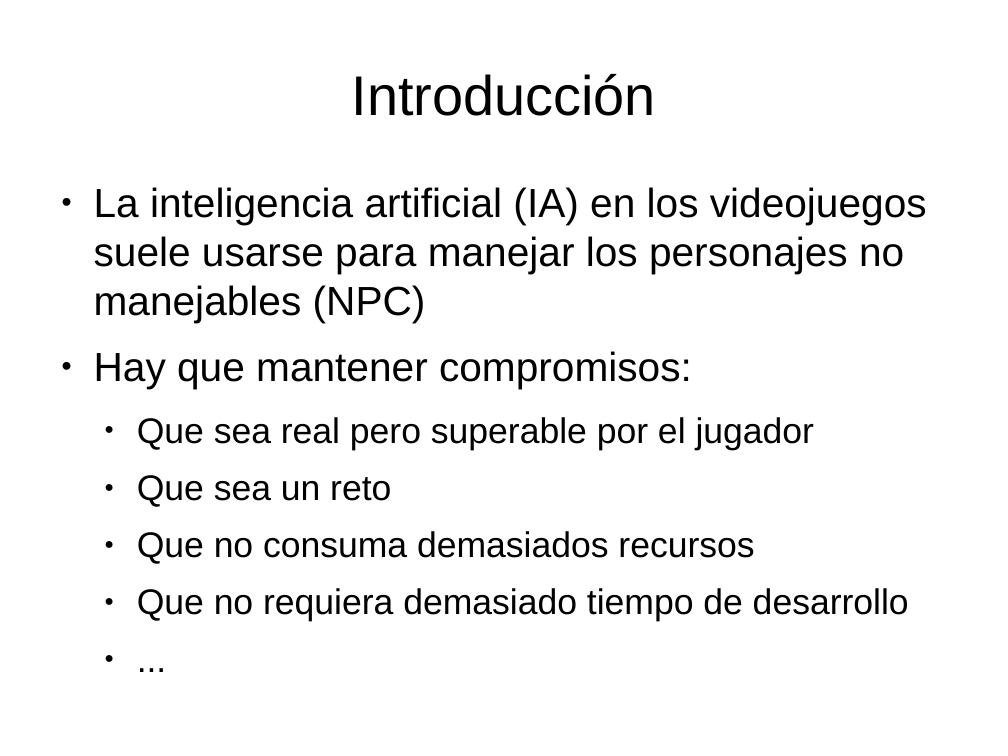
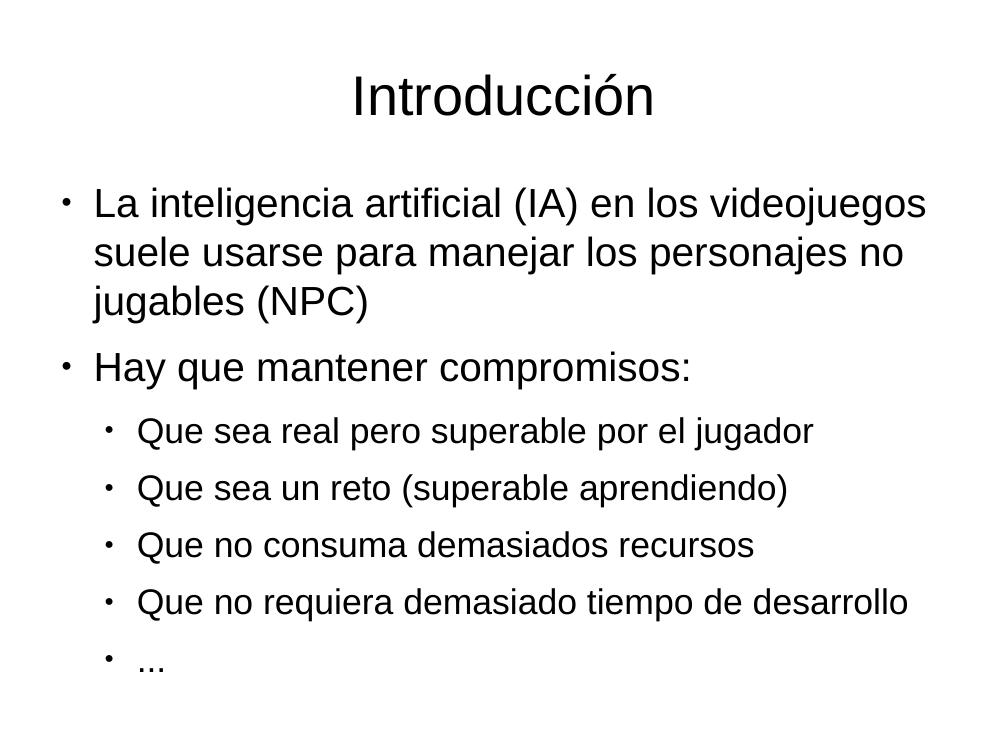
Before and after one commit to rompehielos013013013/gsiege, a slide deck: slide 3 of presentacion/expertoUCLM2014/SSEE-IA.odp. Drawn at 1008x756 pixels with LibreOffice and Linux fonts; fonts in the diff are those of the drawing. Boxes give left, top, right and bottom in pixels: in the first picture for what was removed or moved away, otherwise in the second. Text is boxed around its words. In the diff, an @@ line names an element or a change of style, - is before the commit and + after.

```diff
--- a/presentacion/expertoUCLM2014/SSEE-IA.odp
+++ b/presentacion/expertoUCLM2014/SSEE-IA.odp
@@ text at box(94, 187, 927, 322): text changed @@
-● La inteligencia artificial (IA) en los videojuegos suele usarse para manejar los personajes no manejables (NPC)
+● La inteligencia artificial (IA) en los videojuegos suele usarse para manejar los personajes no jugables (NPC)
@@ text at box(137, 474, 788, 508): text changed @@
-  ● Que sea un reto
+  ● Que sea un reto (superable aprendiendo)
```
Also in this commit, not shown: 3 other slides changed, 4 slides added.
